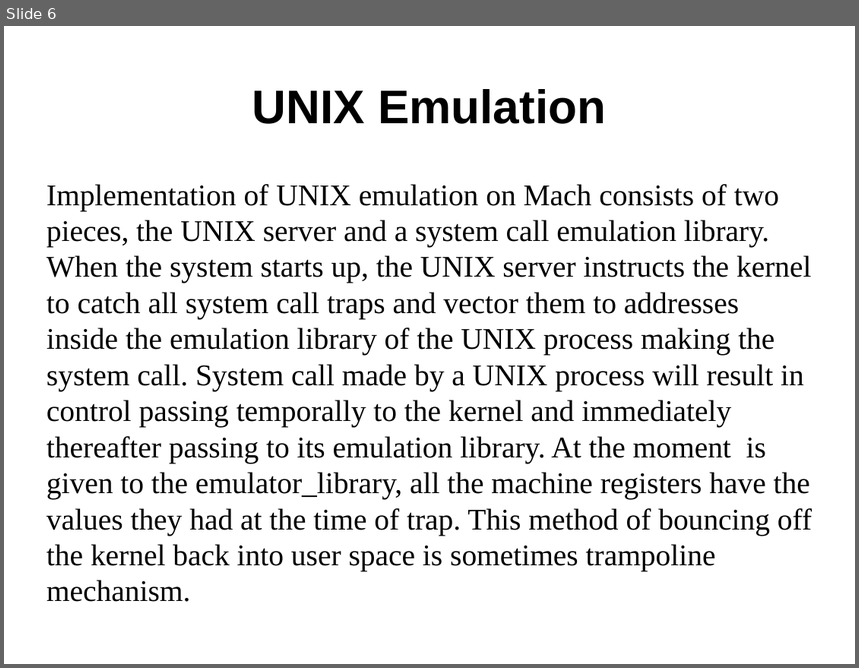
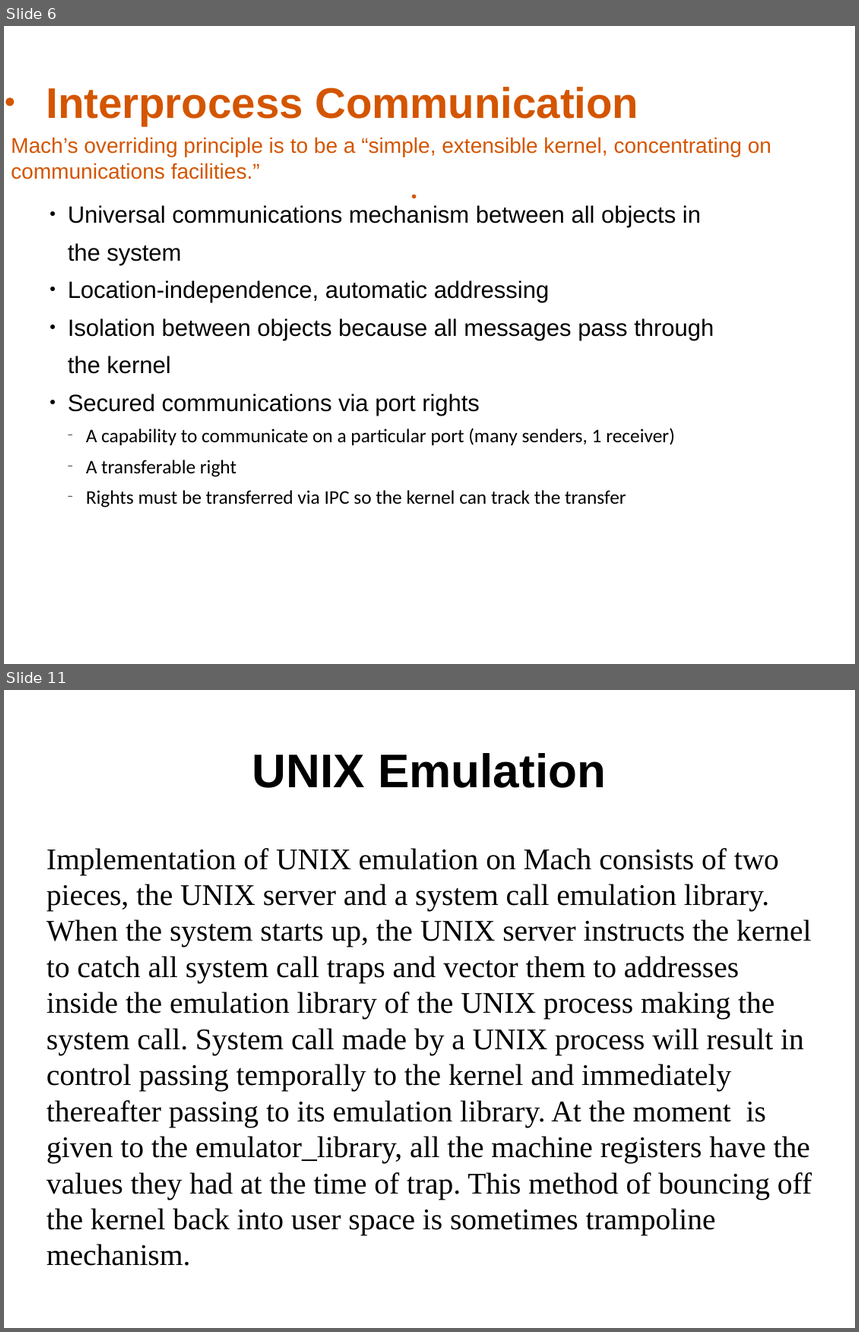
Before and after one commit to sunil11101/MACH-PPT, a slide deck: MACH_and_UNIX_emulation_in_MACH.pptx. Shown one above the other, each under a label of ours: slide 6 before the commit, slides 6 and 11 after it; the slides between them are not shown. The pictures are 859x668 and 859x1332 pixels, drawn with LibreOffice and Linux fonts; fonts in the diff are those of the drawing. Boxes give left, top, right and bottom in pixels: in the first picture for what was removed or moved away, otherwise in the second. Text is boxed around its words. In the diff, an @@ line names an element or a change of style, - is before the commit and + after.

Commit message:
interprocess PPT added

```diff
--- a/MACH_and_UNIX_emulation_in_MACH.pptx
+++ b/MACH_and_UNIX_emulation_in_MACH.pptx
@@ slide 6 added at [4, 26, 855, 664], background #FFFFFF @@
@@ text added at [46, 87, 639, 126], 40 pt, text #D45500, bold @@
+● Interprocess Communication
@@ text added at [11, 137, 772, 180], 19.9 pt, text #D45500 @@
+● Mach’s overriding principle is to be a “simple, extensible kernel, concentrating on communications facilities.”
@@ text added at [68, 205, 714, 508], 22 pt, text #000000 @@
+● Universal communications mechanism between all objects in the system
+● Location-independence, automatic addressing
+● Isolation between objects because all messages pass through the kernel
+● Secured communications via port rights
+  − A capability to communicate on a particular port (many senders, 1 receiver)
+  − A transferable right
+  − Rights must be transferred via IPC so the kernel can track the transfer
@@ what was slide 6 is now slide 11 @@
```
Also in this commit, not shown: 3 slides changed, 4 other slides added.
